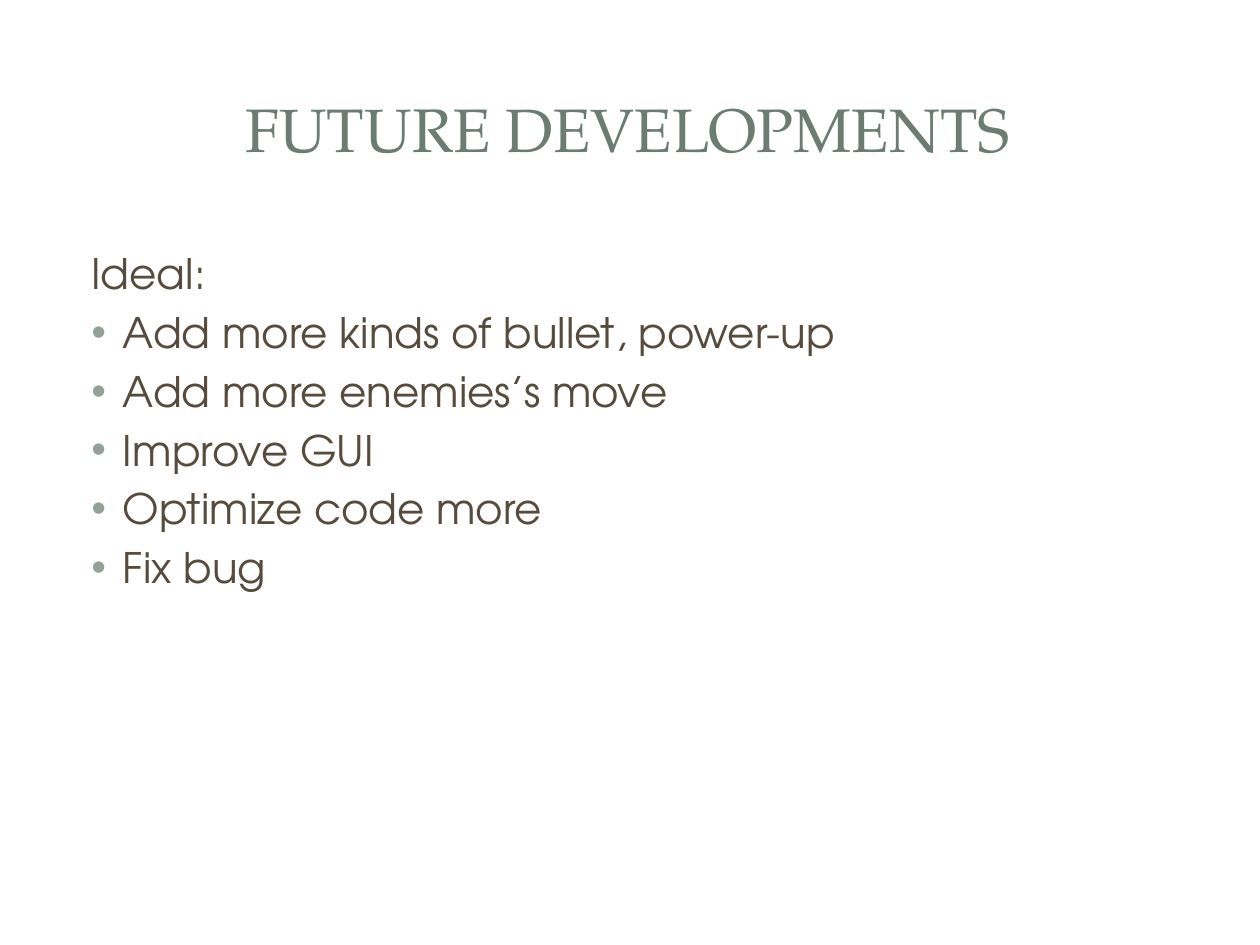
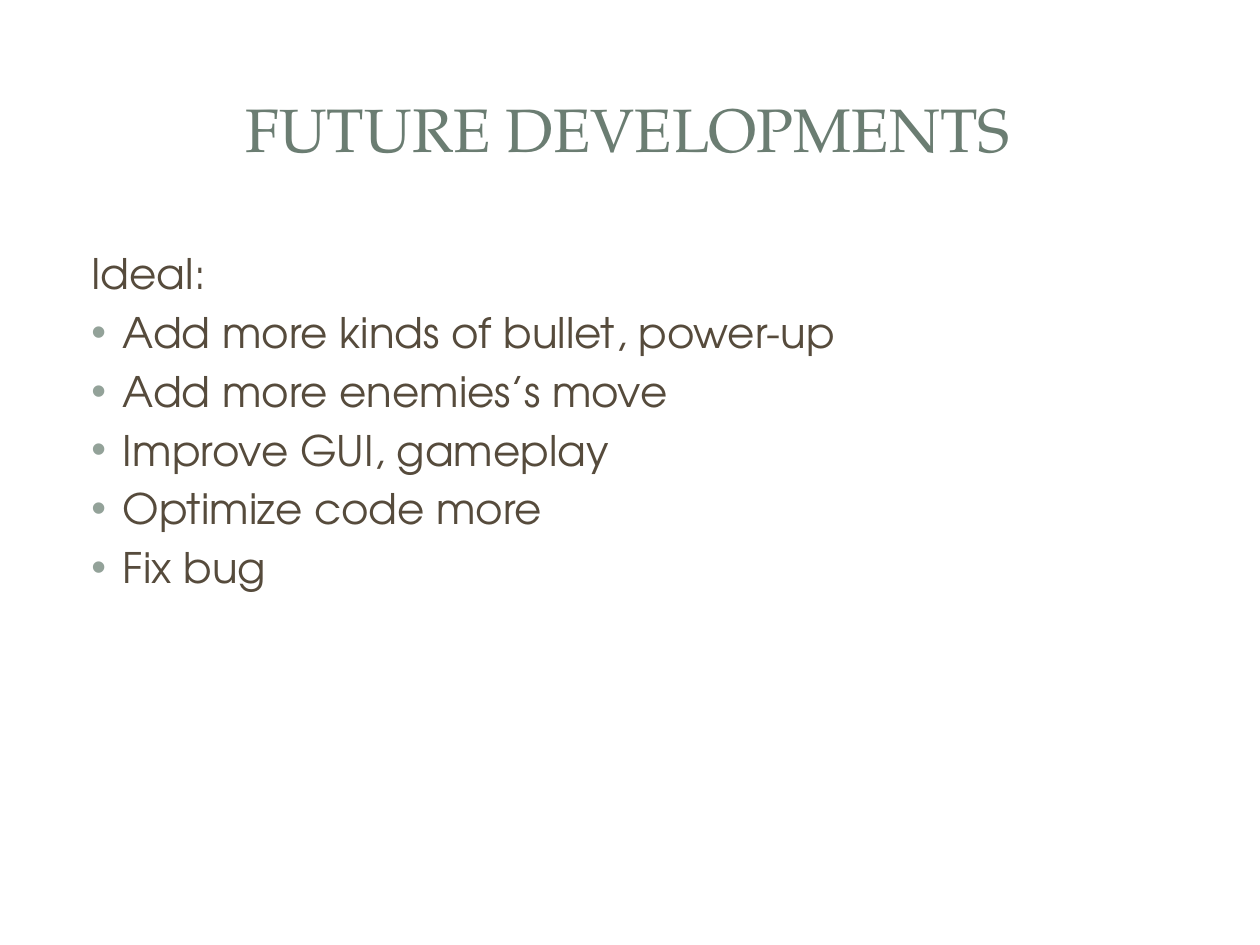
Before and after one commit to Popss2701/nvp.github.io, a slide deck: slide 9 of SPACE SHOOTING.pptm (slide 8 before the commit). Drawn at 1260x945 pixels with LibreOffice and Linux fonts; fonts in the diff are those of the drawing; background and template pictures are left out. Boxes give left, top, right and bottom in pixels: in the first picture for what was removed or moved away, otherwise in the second. Text is boxed around its words. In the diff, an @@ line names an element or a change of style, - is before the commit and + after.

```diff
--- a/SPACE SHOOTING.pptm
+++ b/SPACE SHOOTING.pptm
@@ text at [123,434,609,475]: text changed @@
-• Improve GUI
+• Improve GUI, gameplay
```
Also in this commit, not shown: 1 other slide changed, 1 slide added.
